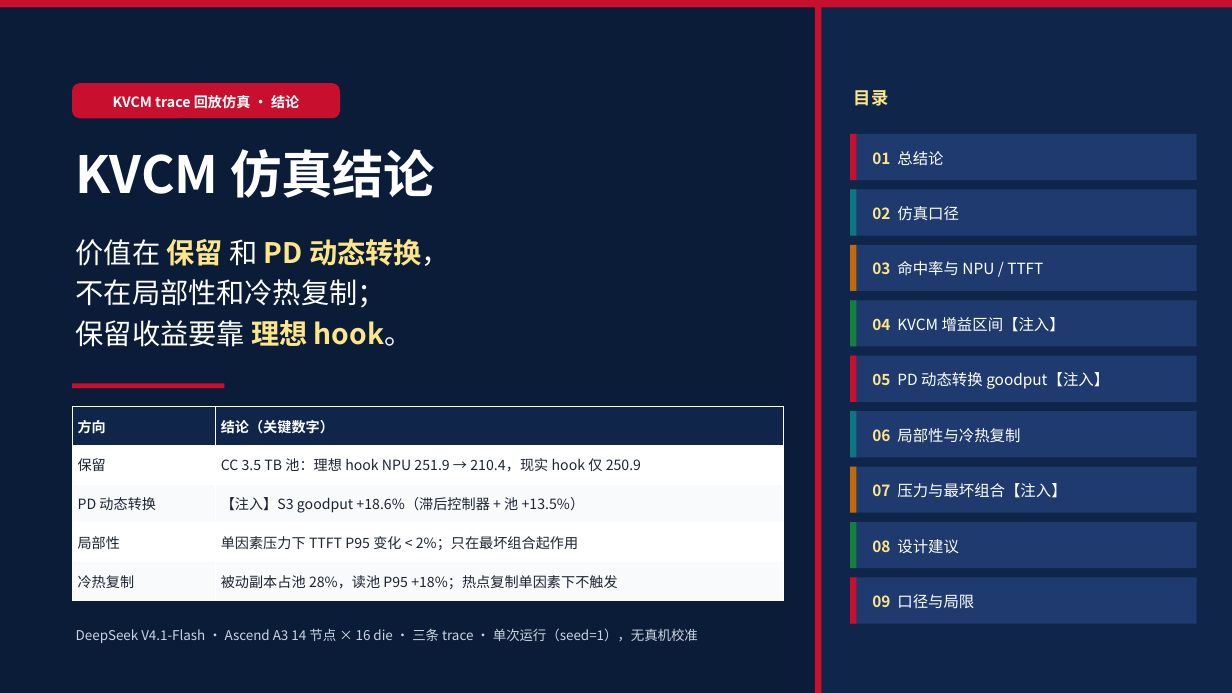
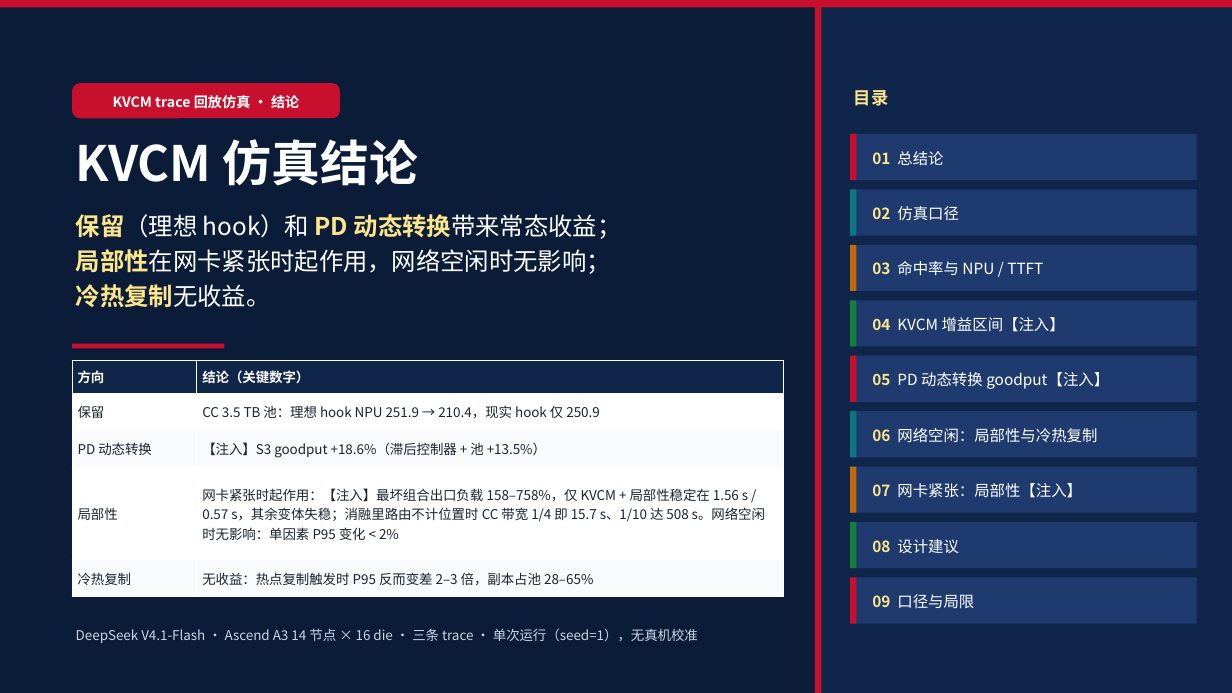
Before and after one commit to 5x8-40/lake, a slide deck: slide 1 of kvcm/report/KVCM-仿真结论-20261126.pptx. Drawn at 1232x693 pixels with LibreOffice and Linux fonts; fonts in the diff are those of the drawing. Boxes give left, top, right and bottom in pixels: in the first picture for what was removed or moved away, otherwise in the second. Text is boxed around its words. In the diff, an @@ line names an element or a change of style, - is before the commit and + after.

```diff
--- a/kvcm/report/KVCM-仿真结论-20261126.pptx
+++ b/kvcm/report/KVCM-仿真结论-20261126.pptx
@@ text "KVCM 仿真结论": place and size @@
-text "KVCM 仿真结论" at [76, 149, 435, 198]
+text "KVCM 仿真结论" at [76, 139, 418, 186]
@@ text "KVCM 仿真结论" at [76, 139, 418, 186]: size 40 to 38 pt @@
@@ text at [76, 214, 622, 307]: text changed; size 22 to 19 pt @@
-价值在 保留 和 PD 动态转换，
-不在局部性和冷热复制；
-保留收益要靠 理想 hook。
+保留（理想 hook）和 PD 动态转换带来常态收益；
+局部性在网卡紧张时起作用，网络空闲时无影响；
+冷热复制无收益。
@@ rectangle: place and size @@
-rectangle at [72, 384, 225, 388]
+rectangle at [72, 344, 225, 348]
@@ table at [72, 360, 784, 597] @@
-row 4, column 2: 单因素压力下 TTFT P95 变化 < 2%；只在最坏组合起作用
+row 4, column 2: 网卡紧张时起作用：【注入】最坏组合出口负载 158–758%，仅 KVCM + 局部性稳定在 1.56 s / 0.57 s，其余变体失稳；消融里路由不计位置时 CC 带宽 1/4 即 15.7 s、1/10 达 508 s。网络空闲时无影响：单因素 P95 变化 < 2%
-row 5, column 2: 被动副本占池 28%，读池 P95 +18%；热点复制单因素下不触发
+row 5, column 2: 无收益：热点复制触发时 P95 反而变差 2–3 倍，副本占池 28–65%
@@ size 11 to 10.5 pt in "方向", "结论（关键数字）", "保留", "CC 3.5 TB 池：理想 hook NPU 251.9 ..." and 4 more places @@
@@ table: place and size @@
-table at [72, 407, 784, 601]
+table at [72, 360, 784, 597]
@@ text at [872, 428, 1097, 443]: text changed @@
-06 局部性与冷热复制
+06 网络空闲：局部性与冷热复制
@@ text at [872, 483, 1082, 498]: text changed @@
-07 压力与最坏组合【注入】
+07 网卡紧张：局部性【注入】
```
Also in this commit, not shown: 2 other slides changed, 1 other file.
